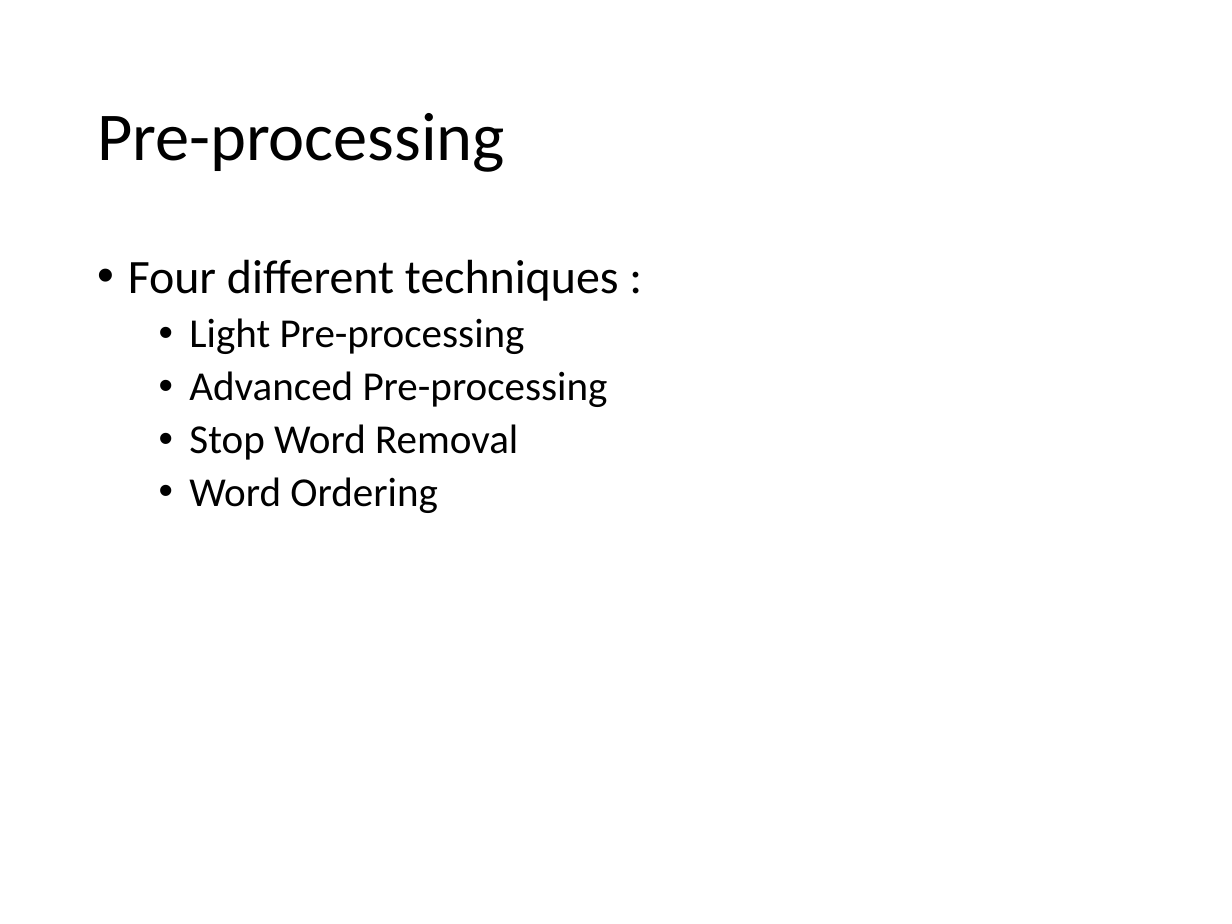
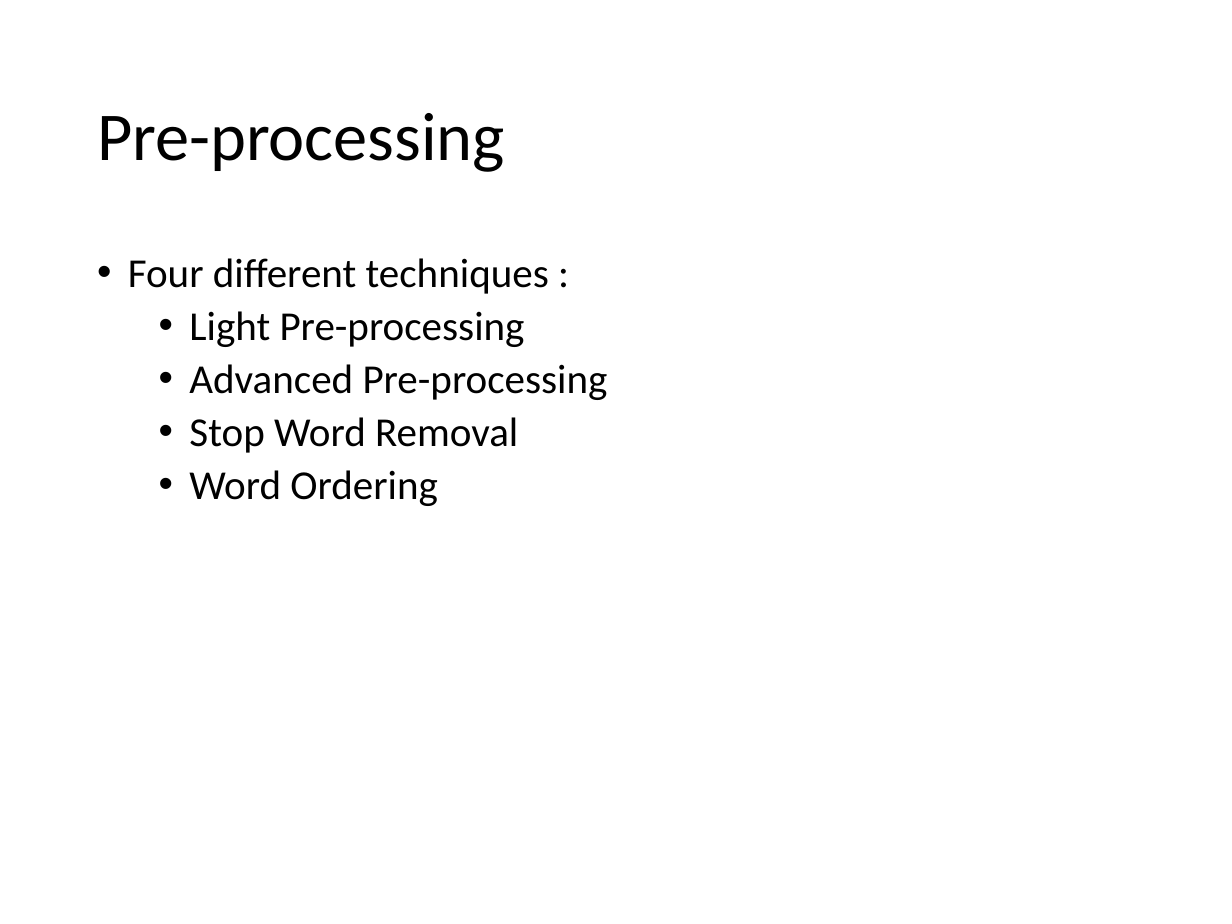
Before and after one commit to edbeeching/AA_LCS_Project, a slide deck: slide 7 of Presentation_v1.pptx (slide 4 before the commit). Drawn at 1232x924 pixels with LibreOffice and Linux fonts; fonts in the diff are those of the drawing. Boxes give left, top, right and bottom in pixels: in the first picture for what was removed or moved away, otherwise in the second. Text is boxed around its words. In the diff, an @@ line names an element or a change of style, - is before the commit and + after.

```diff
--- a/Presentation_v1.pptx
+++ b/Presentation_v1.pptx
@@ text at (128, 258, 549, 294): size 28 to 24 pt in "Four different techniques :" @@
```
Also in this commit, not shown: 9 other slides changed, 14 slides added, 2 slides removed, 59 other files.
